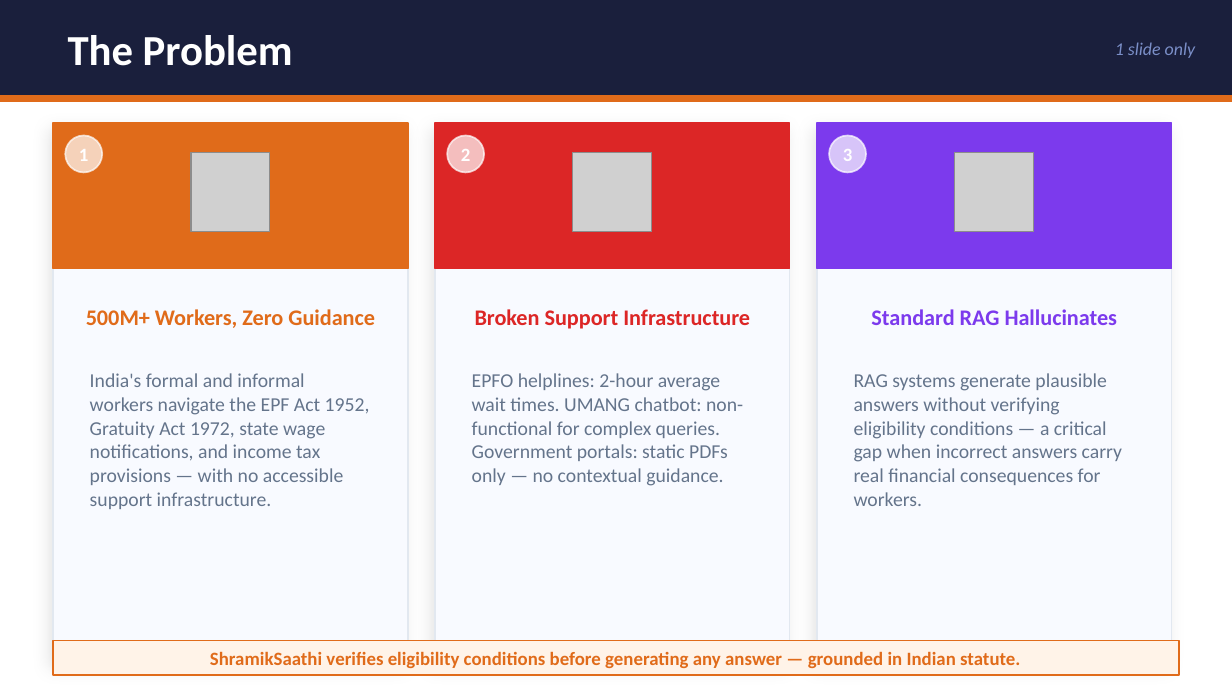
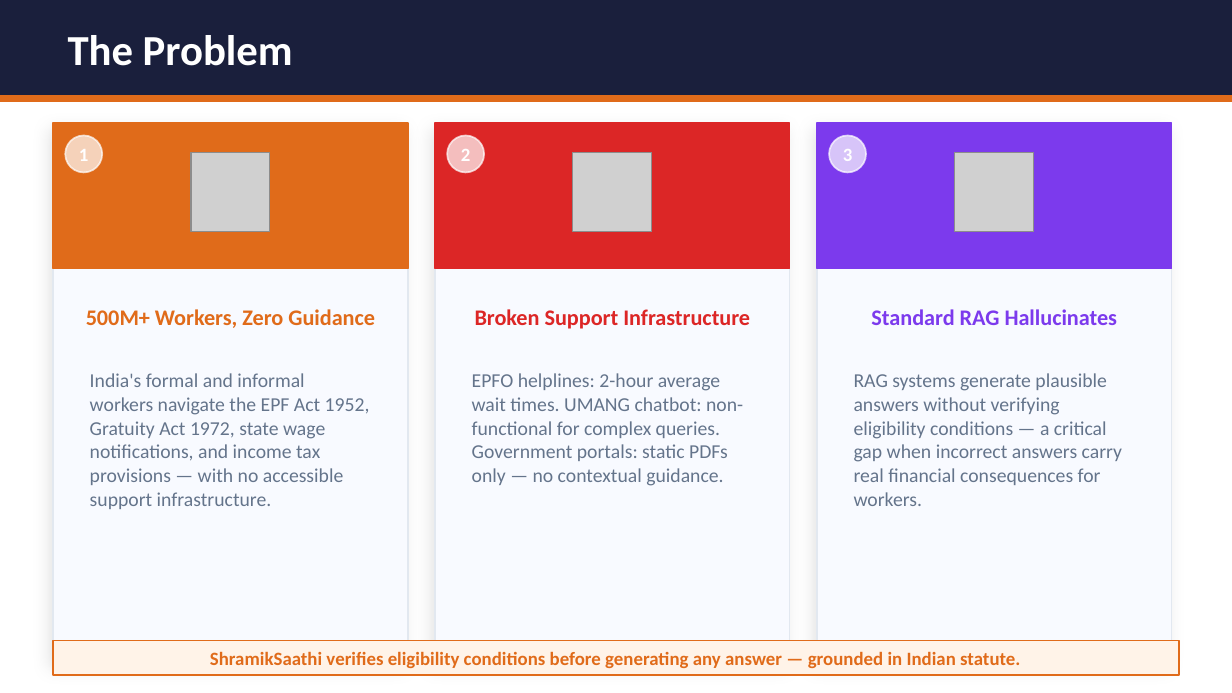
Before and after one commit to aarsh-adhvaryu/shramiksaathi, a slide deck: slide 2 of ShramikSaathi_Presentation.pptx. Drawn at 1232x693 pixels with LibreOffice and Linux fonts; fonts in the diff are those of the drawing; grey boxes stand for pictures. Boxes give left, top, right and bottom in pixels: in the first picture for what was removed or moved away, otherwise in the second. Text is boxed around its words. In the diff, an @@ line names an element or a change of style, - is before the commit and + after.

```diff
--- a/ShramikSaathi_Presentation.pptx
+++ b/ShramikSaathi_Presentation.pptx
@@ text removed at (x1=1115, y1=42, x2=1195, y2=58) @@
-1 slide only
```
Also in this commit, not shown: 3 other slides changed.
